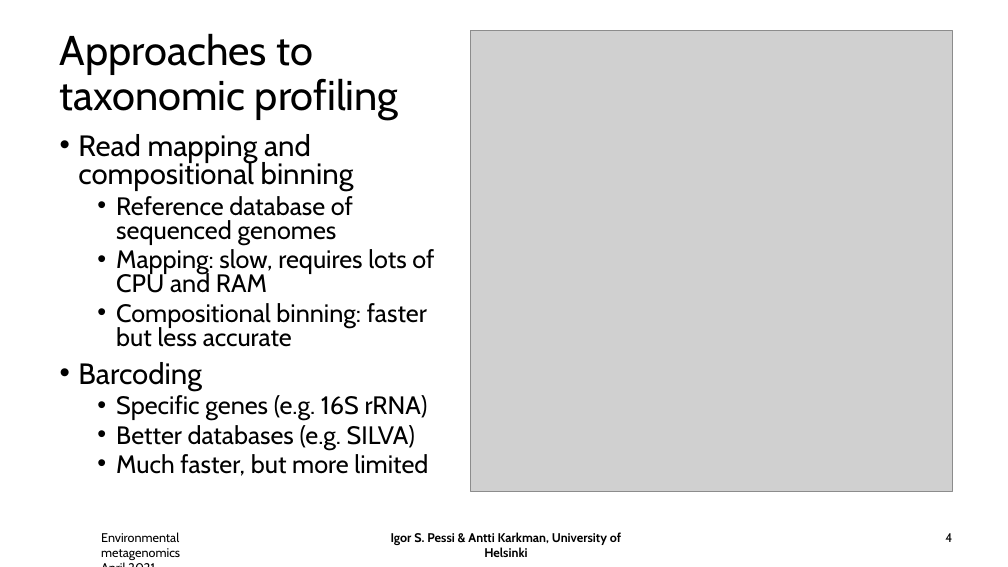
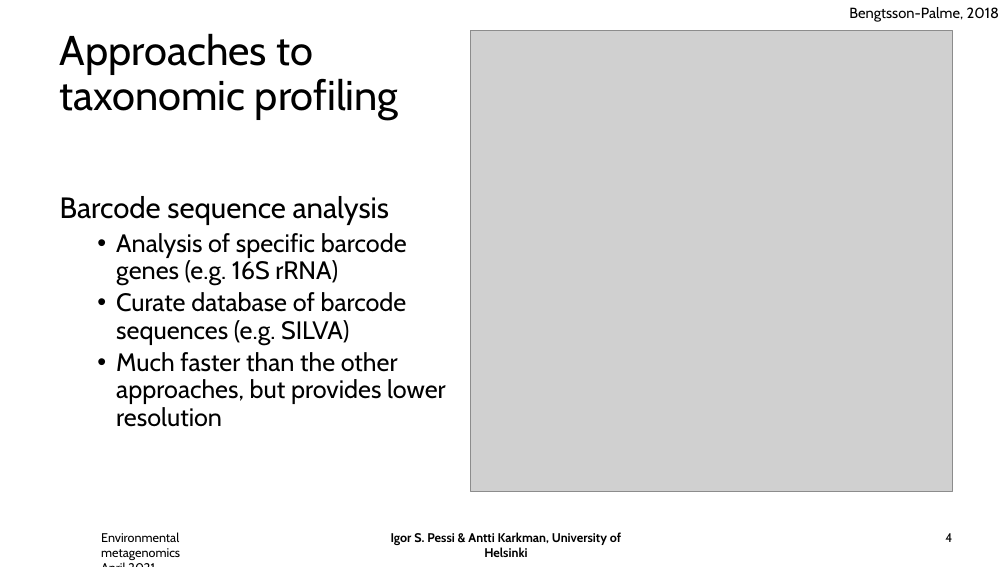
Before and after one commit to karkman/physalia_metagenomics, a slide deck: slide 4 of Day2/read-based-analyses.pptx. Drawn at 1008x567 pixels with LibreOffice and Linux fonts; fonts in the diff are those of the drawing; grey boxes stand for pictures; background and template pictures are left out. Boxes give left, top, right and bottom in pixels: in the first picture for what was removed or moved away, otherwise in the second. Text is boxed around its words. In the diff, an @@ line names an element or a change of style, - is before the commit and + after.

```diff
--- a/Day2/read-based-analyses.pptx
+++ b/Day2/read-based-analyses.pptx
@@ text added at bbox=[849, 7, 999, 22], 14 pt, text #000000 @@
+Bengtsson-Palme, 2018
@@ text "Barcode sequence analysis" at bbox=[60, 196, 446, 427]: vertical alignment top to middle @@
@@ text at bbox=[60, 196, 446, 427]: text changed @@
-• Read mapping and compositional binning
-  • Reference database of sequenced genomes
-  • Mapping: slow, requires lots of CPU and RAM
-  • Compositional binning: faster but less accurate
-• Barcoding
-  • Specific genes (e.g. 16S rRNA)
-  • Better databases (e.g. SILVA)
-  • Much faster, but more limited
+Barcode sequence analysis
+  • Analysis of specific barcode genes (e.g. 16S rRNA)
+  • Curate database of barcode sequences (e.g. SILVA)
+  • Much faster than the other approaches, but provides lower resolution
```
Also in this commit, not shown: 2 other slides changed, 9 slides added, 1 other file.
